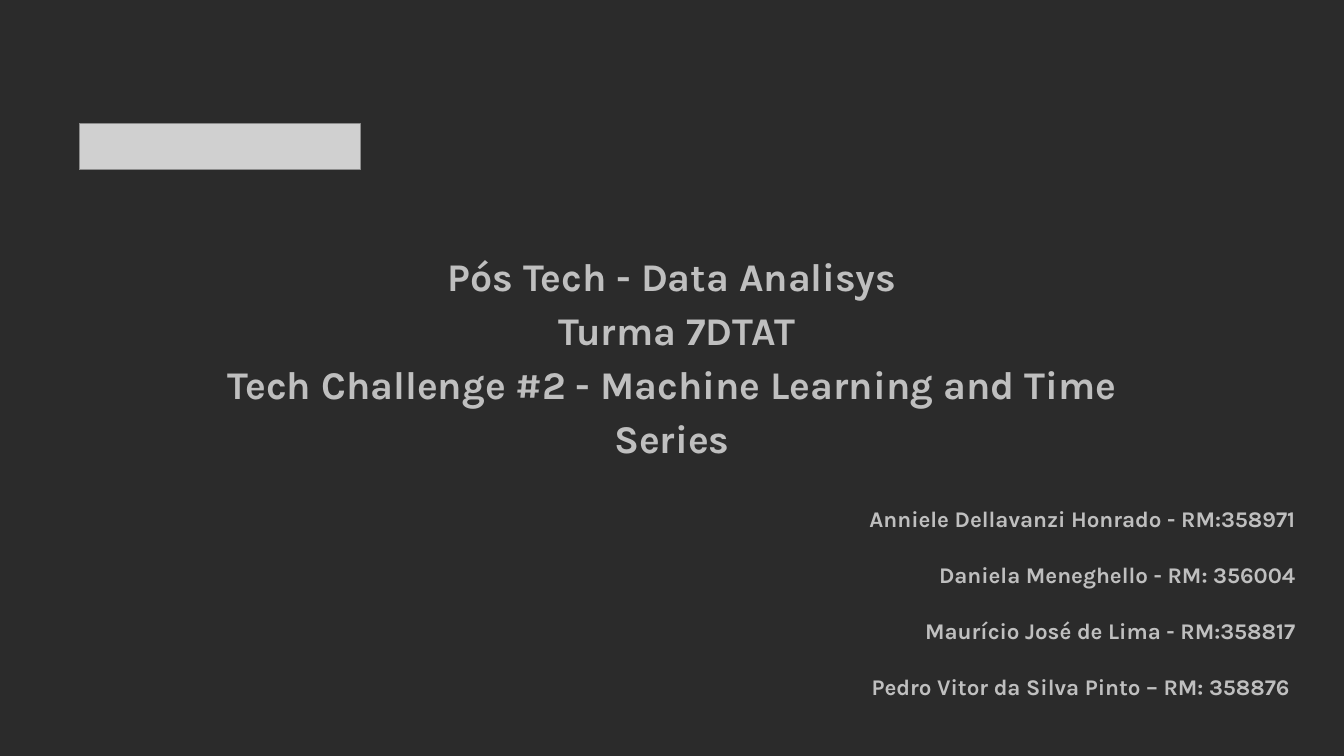
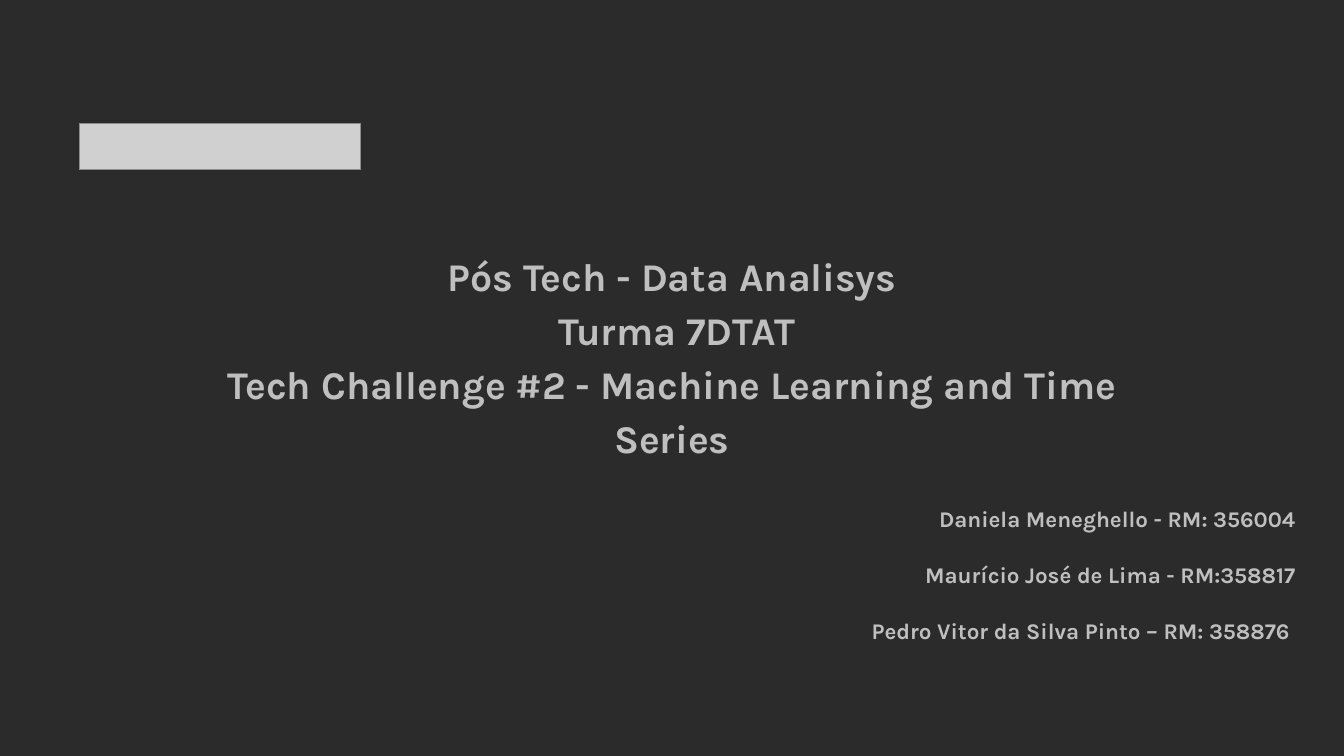
Before and after one commit to jdlmauricio/techalleg_fase_2, a slide deck: slide 1 of Tech Challenge 2.pptx. Drawn at 1344x756 pixels with LibreOffice and Linux fonts; fonts in the diff are those of the drawing; grey boxes stand for pictures; background and template pictures are left out; a plain dark background stands for a picture behind light text. Boxes give left, top, right and bottom in pixels: in the first picture for what was removed or moved away, otherwise in the second. Text is boxed around its words. In the diff, an @@ line names an element or a change of style, - is before the commit and + after.

```diff
--- a/Tech Challenge 2.pptx
+++ b/Tech Challenge 2.pptx
@@ text at [869, 511, 1295, 528]: paragraph removed @@
-Anniele Dellavanzi Honrado - RM:358971
```
Also in this commit, not shown: 4 other slides changed, 3 slides added, 7 slides removed.
